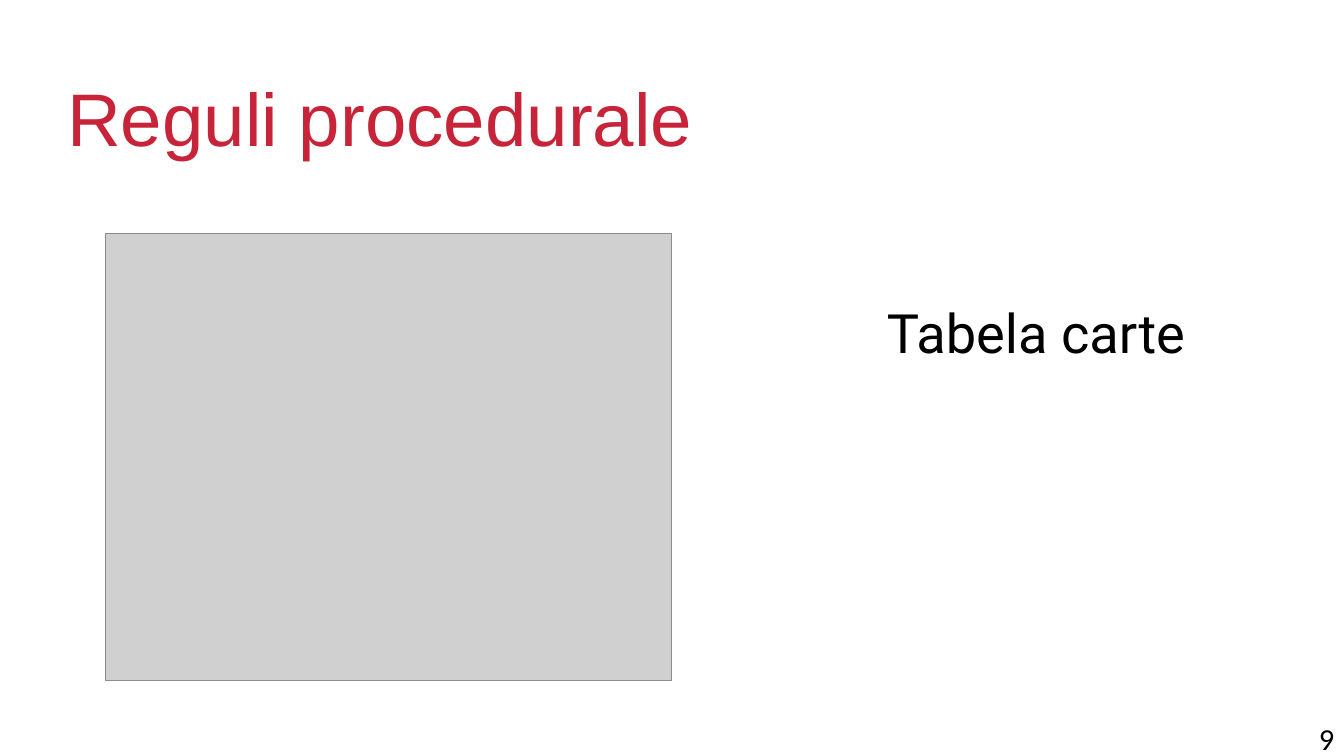
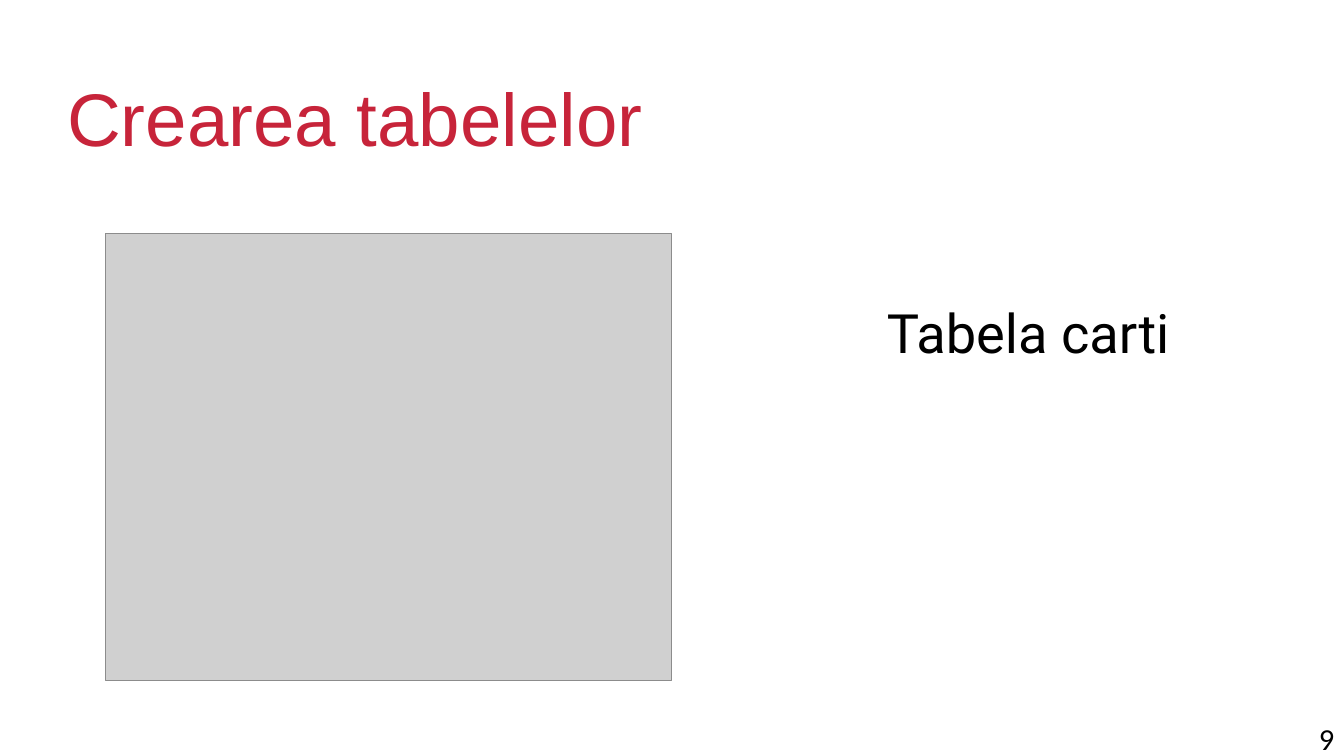
Before and after one commit to nan-dre/OLDI, a slide deck: slide 9 of Powerpoint/Baze de date biblioteca.pptx. Drawn at 1344x756 pixels with LibreOffice and Linux fonts; fonts in the diff are those of the drawing; grey boxes stand for pictures; background and template pictures are left out. Boxes give left, top, right and bottom in pixels: in the first picture for what was removed or moved away, otherwise in the second. Text is boxed around its words. In the diff, an @@ line names an element or a change of style, - is before the commit and + after.

```diff
--- a/Powerpoint/Baze de date biblioteca.pptx
+++ b/Powerpoint/Baze de date biblioteca.pptx
@@ title at bbox=[67, 92, 643, 147]: text changed @@
-Reguli procedurale
+Crearea tabelelor
@@ text at bbox=[887, 312, 1169, 354]: text changed @@
-Tabela carte
+Tabela carti
```
Also in this commit, not shown: 5 other slides changed, 1 slide added, 1 slide removed, 1 other file.
